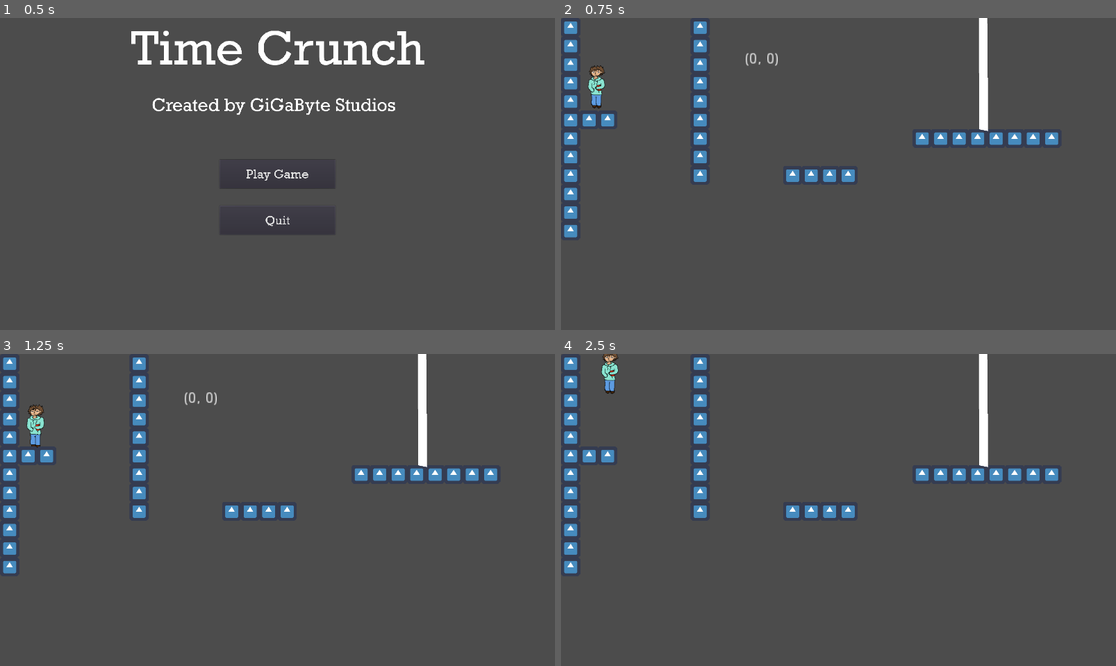
Above: before the commit, frames 1-4 (two rows, left to right).
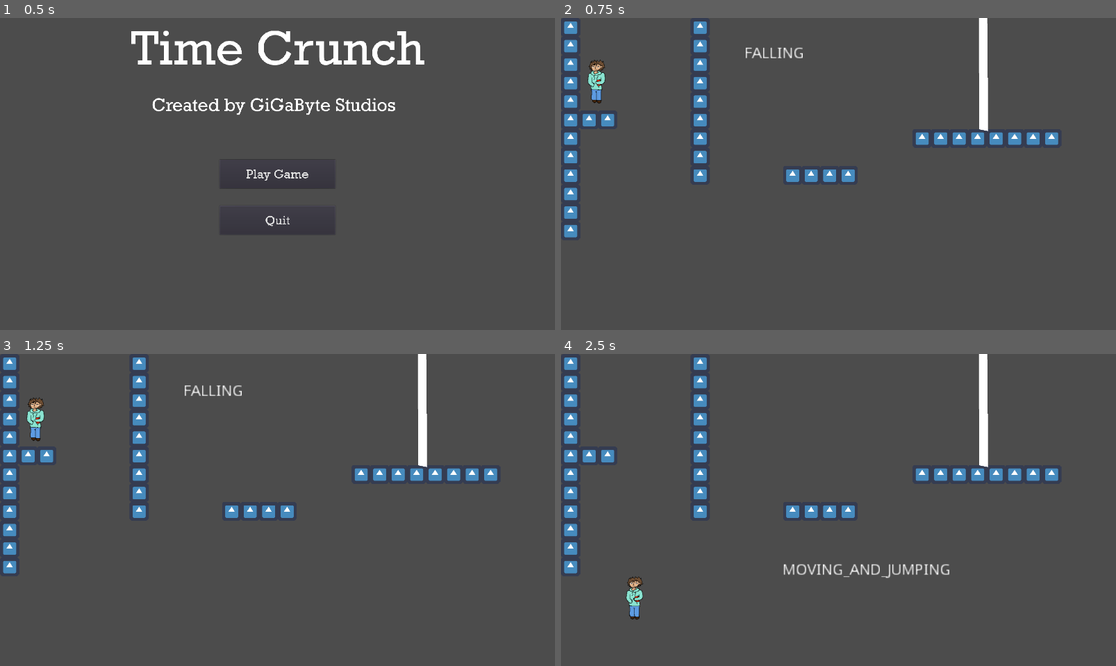
Above: after the commit, the same moments.

Repository: AspireToDev/Final-Project-Game-Jam
Game: Godot game, scene res://UI/Start.tscn
Two runs of this game, one before a commit and one after it. Both use one fixed random seed, a clock stepped at 60 frames per second and the inputs below. The engine's default icon, where the game draws it, is replaced by a stand-in: a white triangle on a blue panel in a dark square.
Inputs:
- Up to frame 1 (0.5 s): no input
- Up to frame 2 (0.75 s): click "Play Game" at 0.5 s
- Up to frame 3 (1.25 s): no input
- Up to frame 4 (2.5 s): hold W (jump) 1.28-2.03 s; hold D (right) from 1.28 s (still down); tap Q (eat_chip) at 2.1 s; tap W (jump) at 2.27, 2.3 s

Frame 1 is identical in both runs. In frame 2, 0.5% of the frame differs, in the area x 4-44%, y 9-29%; in frame 3, 0.6%; in frame 4, 1.1%, in the area x 7-70%, y 0-86%.

Commit message:
State name identifier

Diff:
--- a/Project/Falling.gd
+++ b/Project/Falling.gd
@@ -18,7 +18,7 @@
 	if player.is_on_ceiling():
 		player.velocity.y = 0
 	var input_vector = Vector2(Input.get_action_strength("right") - Input.get_action_strength("left"),1.0)
-	player.velocity += input_vector + player.gravity
+	player.velocity += input_vector
 	player.move_and_slide(player.velocity, Vector2.UP)
 	if Input.is_action_just_pressed("mode_switch"):
 		color.visible = true
--- a/Project/Game.tscn
+++ b/Project/Game.tscn
@@ -129,12 +129,12 @@
 [node name="AnimatedSprite" type="AnimatedSprite" parent="Player"]
 frames = SubResource( 14 )
 animation = "Idle"
-frame = 19
+frame = 1
 playing = true
 
 [node name="CollisionPolygon2D" type="CollisionPolygon2D" parent="Player"]
-position = Vector2( -221.2, -190.8 )
-scale = Vector2( 0.4, 0.4 )
+position = Vector2( -221.2, -192.015 )
+scale = Vector2( 0.4, 0.40467 )
 polygon = PoolVector2Array( 512, 342, 489, 361, 497, 388, 509, 394, 512, 413, 490, 430, 485, 461, 498, 501, 502, 561, 502, 609, 553, 615, 560, 518, 558, 488, 577, 466, 577, 435, 554, 421, 540, 398, 556, 374, 555, 352 )
 
 [node name="StateMachine" type="Node" parent="Player"]
@@ -161,6 +161,10 @@
 [node name="Block_move" type="Node" parent="Player/StateMachine"]
 script = ExtResource( 7 )
 
+[node name="RayCast2D" type="RayCast2D" parent="Player"]
+collide_with_areas = true
+collide_with_bodies = false
+
 [node name="Level" type="TileMap" parent="."]
 scale = Vector2( 2, 2 )
 tile_set = SubResource( 1 )
--- a/Project/Player/Player.gd
+++ b/Project/Player/Player.gd
@@ -22,5 +22,5 @@
 
 func _physics_process(_delta):
 	velocity.x = clamp(velocity.x,-max_move,max_move)
-	if $State.text != String(jump_power):
-		$State.text = String(jump_power)
+	if $State.text != String(SM.state_name):
+		$State.text = String(SM.state_name)
